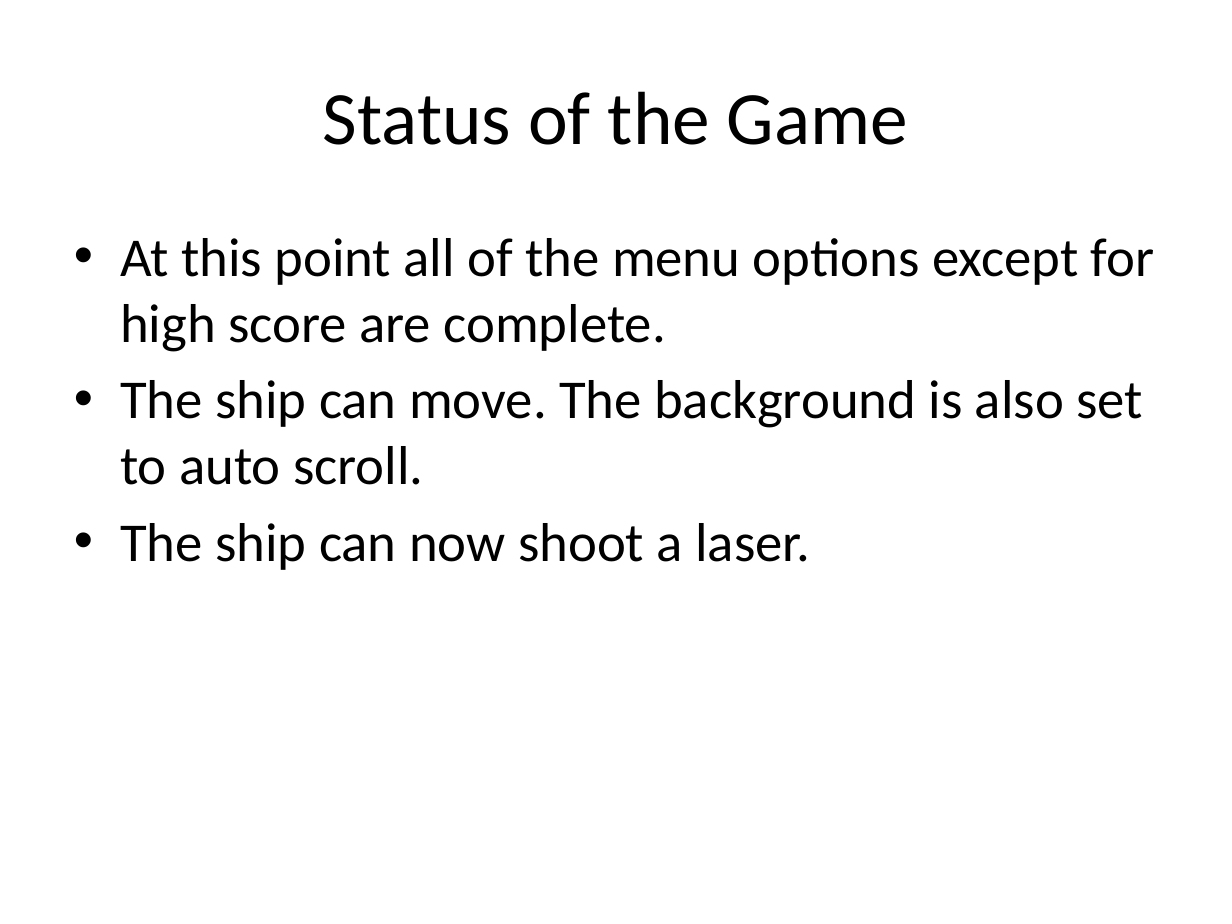
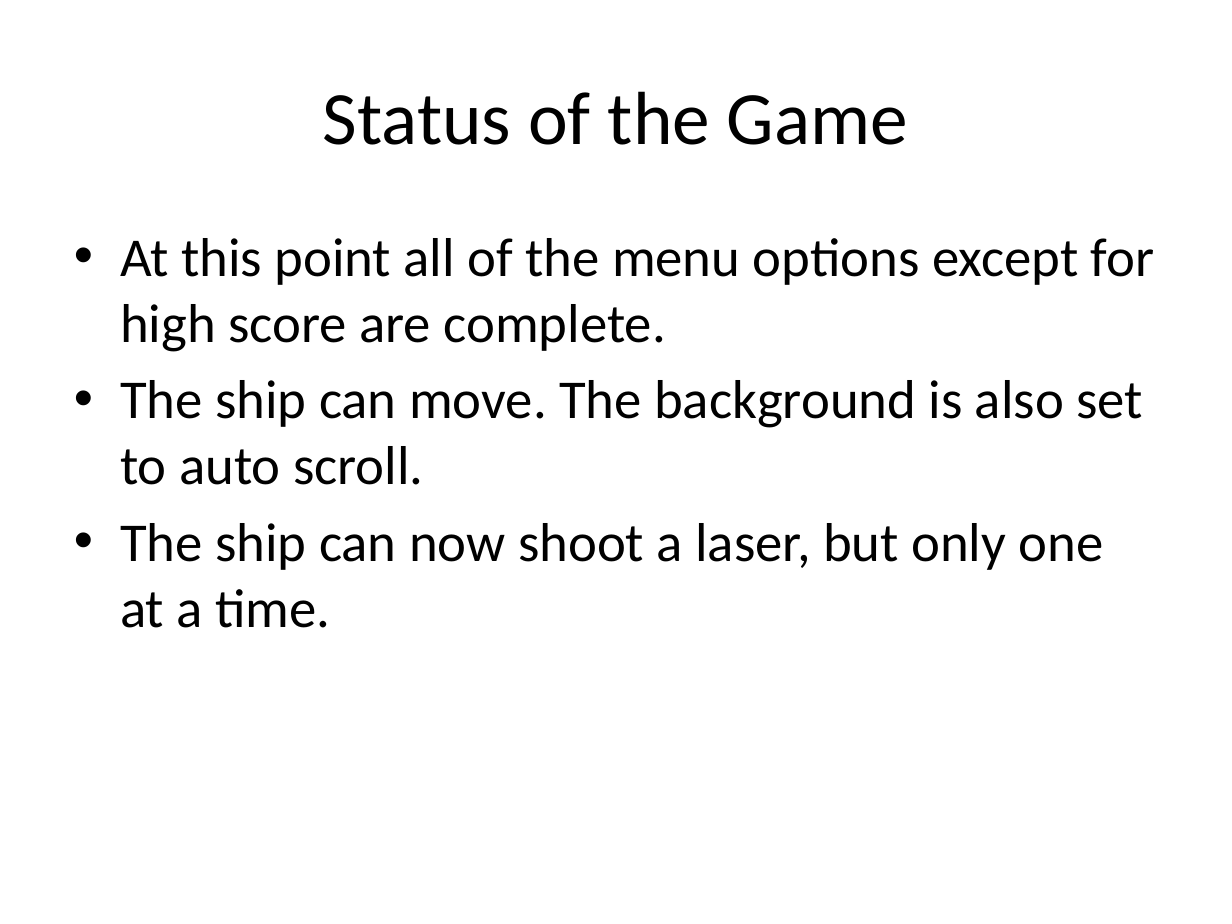
Before and after one commit to csce3513/Team15, a slide deck: slide 15 of Project Starfighter 1.1.pptx (slide 12 before the commit). Drawn at 1232x924 pixels with LibreOffice and Linux fonts; fonts in the diff are those of the drawing; background and template pictures are left out. Boxes give left, top, right and bottom in pixels: in the first picture for what was removed or moved away, otherwise in the second. Text is boxed around its words. In the diff, an @@ line names an element or a change of style, - is before the commit and + after.

Commit message:
Added Laser

```diff
--- a/Project Starfighter 1.1.pptx
+++ b/Project Starfighter 1.1.pptx
@@ text at [120,523,1104,628]: text changed @@
-• The ship can now shoot a laser.
+• The ship can now shoot a laser, but only one at a time.
```
Also in this commit, not shown: 4 other slides changed, 3 slides added, 48 other files.
